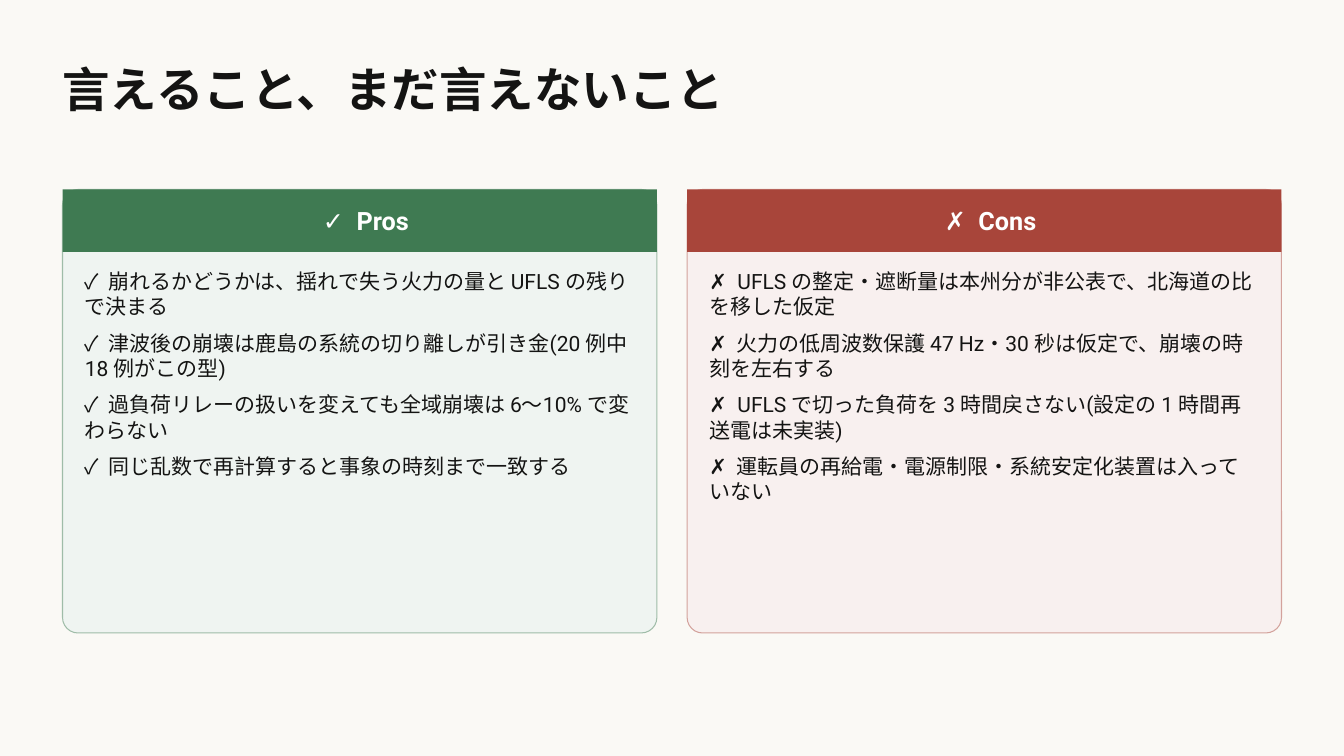
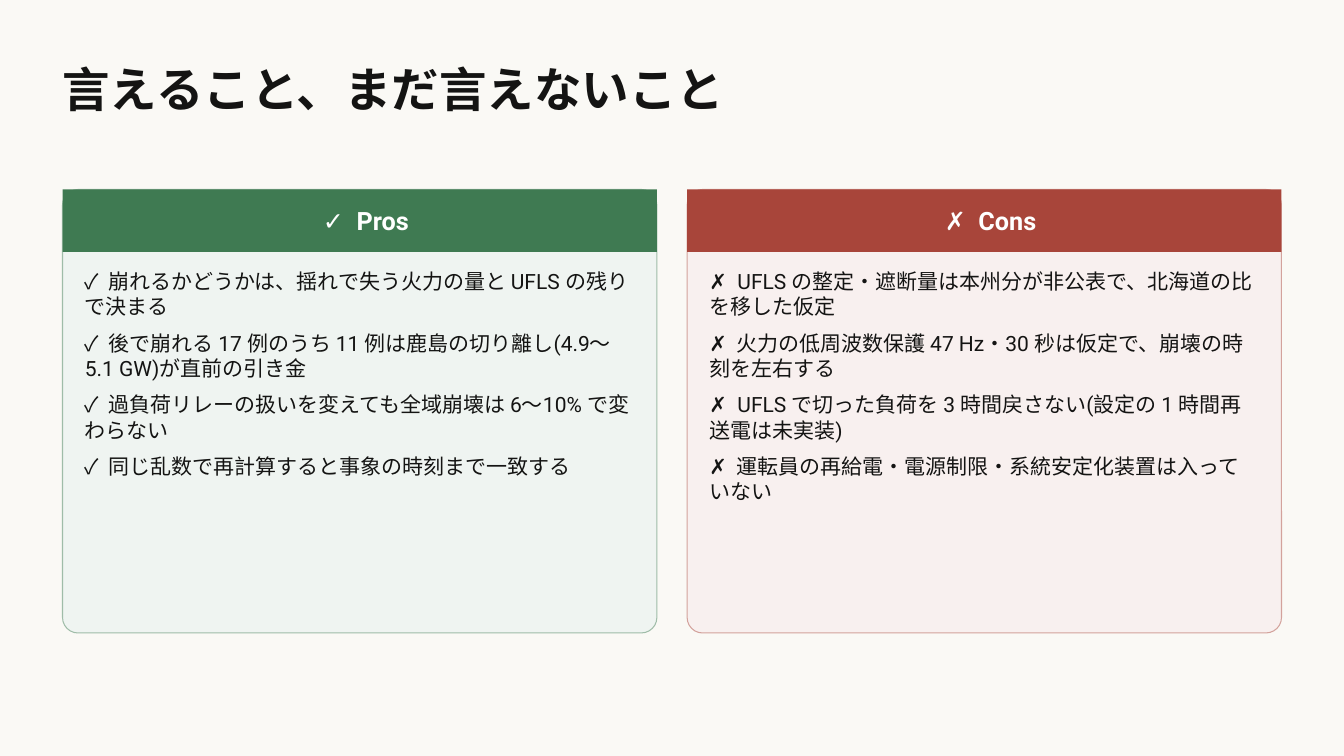
Before and after one commit to lutelute/All-Japan-Grid, a slide deck: slide 7 of docs/slides/nankai/nankai_east_survive_vs_collapse_v1_2026-09-16.pptx. Drawn at 1344x756 pixels with LibreOffice and Linux fonts; fonts in the diff are those of the drawing. Boxes give left, top, right and bottom in pixels: in the first picture for what was removed or moved away, otherwise in the second. Text is boxed around its words. In the diff, an @@ line names an element or a change of style, - is before the commit and + after.

```diff
--- a/docs/slides/nankai/nankai_east_survive_vs_collapse_v1_2026-09-16.pptx
+++ b/docs/slides/nankai/nankai_east_survive_vs_collapse_v1_2026-09-16.pptx
@@ text at (85, 333, 611, 381): text changed @@
-✓ 津波後の崩壊は鹿島の系統の切り離しが引き金(20 例中 18 例がこの型)
+✓ 後で崩れる 17 例のうち 11 例は鹿島の切り離し(4.9〜5.1 GW)が直前の引き金
```
Also in this commit, not shown: 4 other files.
